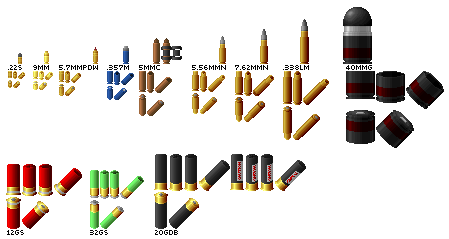
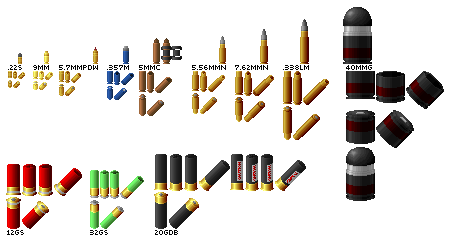
Two versions of the same layered image (449x239). Layer-by-layer changes:
added layer "Layer 3" above "Layer 1" over box(346, 147, 375, 201)
